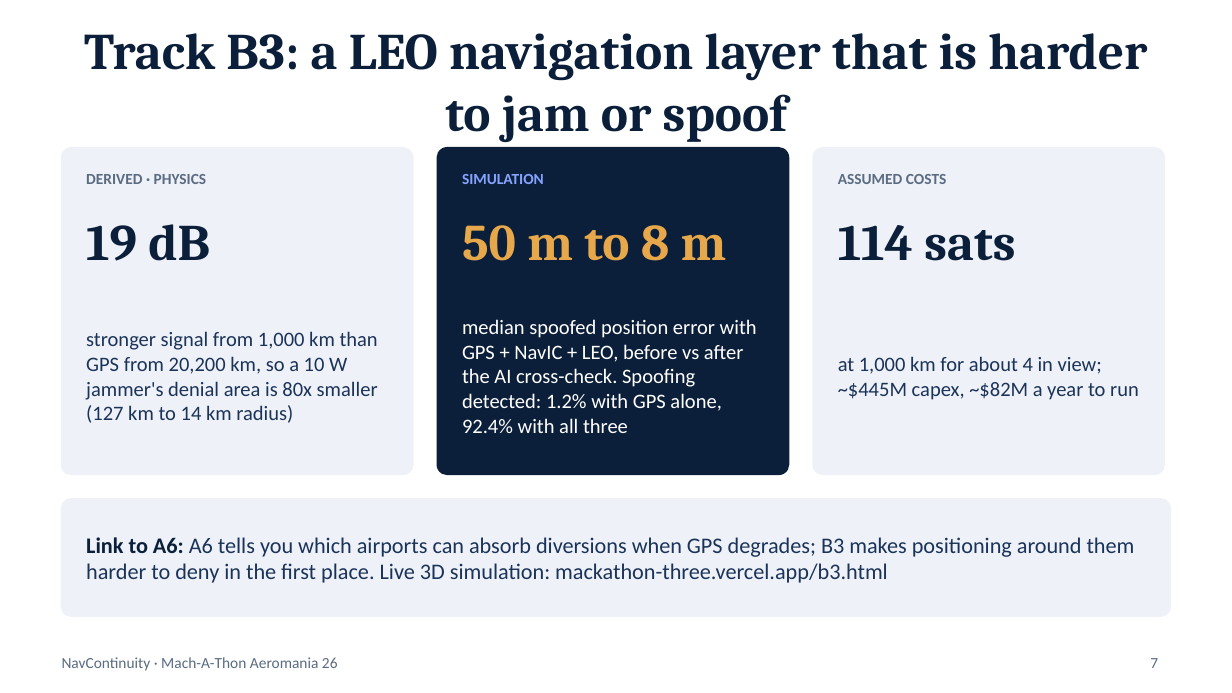
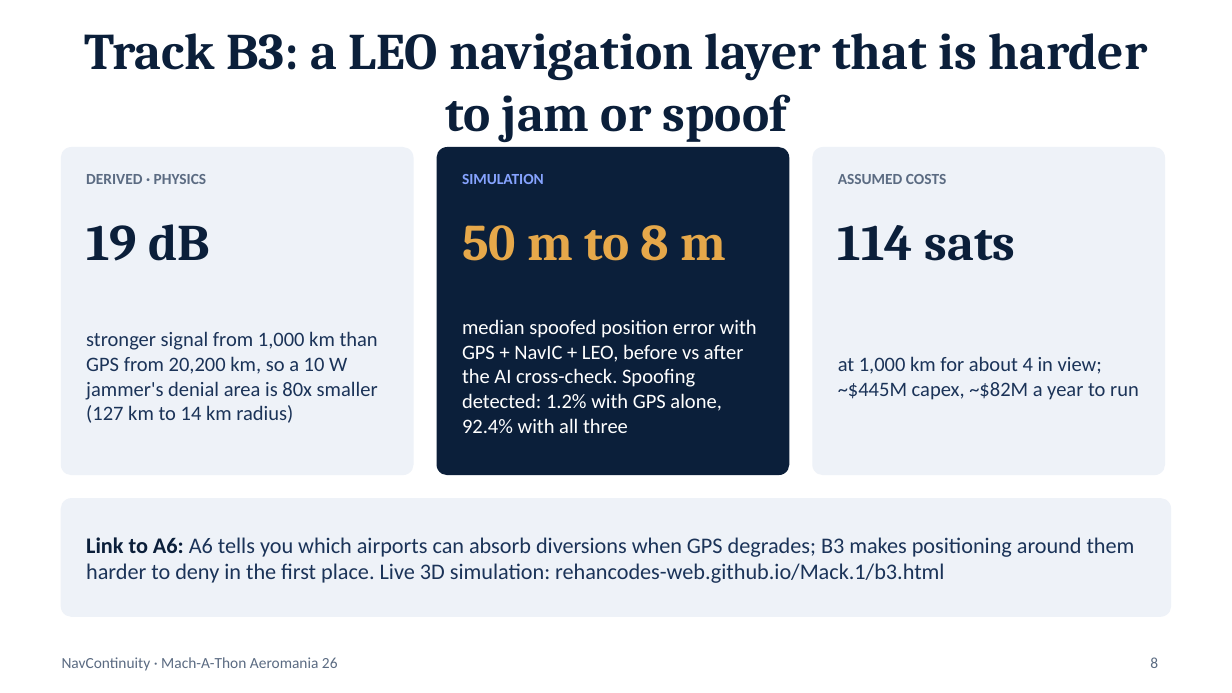
Before and after one commit to rehancodes-web/Mack.1, a slide deck: slide 8 of pitch/NavContinuity_MachAThon.pptx (slide 7 before the commit). Drawn at 1232x693 pixels with LibreOffice and Linux fonts; fonts in the diff are those of the drawing. Boxes give left, top, right and bottom in pixels: in the first picture for what was removed or moved away, otherwise in the second. Text is boxed around its words. In the diff, an @@ line names an element or a change of style, - is before the commit and + after.

```diff
--- a/pitch/NavContinuity_MachAThon.pptx
+++ b/pitch/NavContinuity_MachAThon.pptx
@@ text at box(86, 537, 1135, 583): text changed @@
-Link to A6: A6 tells you which airports can absorb diversions when GPS degrades; B3 makes positioning around them harder to deny in the first place. Live 3D simulation: mackathon-three.vercel.app/b3.html
+Link to A6: A6 tells you which airports can absorb diversions when GPS degrades; B3 makes positioning around them harder to deny in the first place. Live 3D simulation: rehancodes-web.github.io/Mack.1/b3.html
@@ page number at box(1150, 657, 1158, 668): text changed @@
-7
+8
```
Also in this commit, not shown: 2 other slides changed, 1 slide added, 2 other files.
